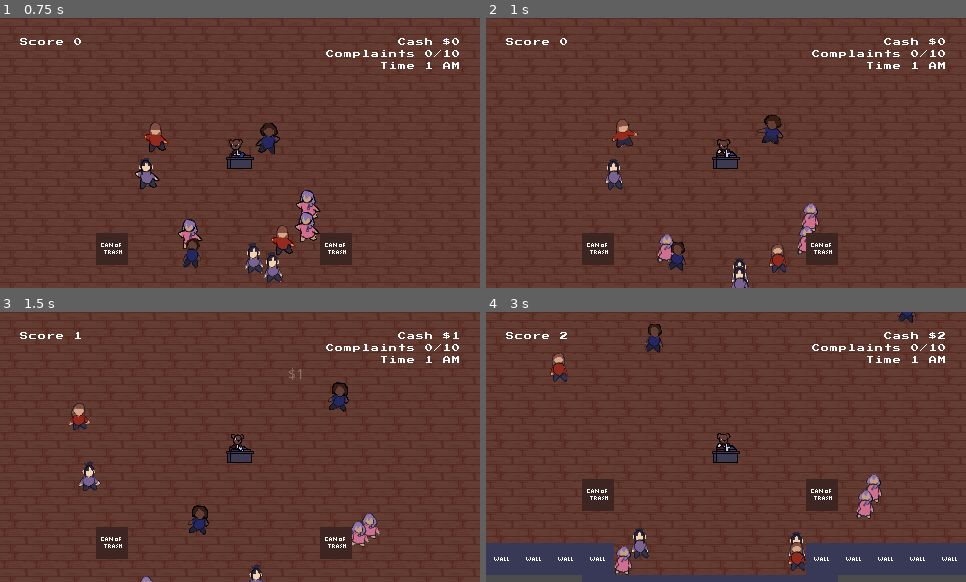
Above: before the commit, frames 1-4 (two rows, left to right).
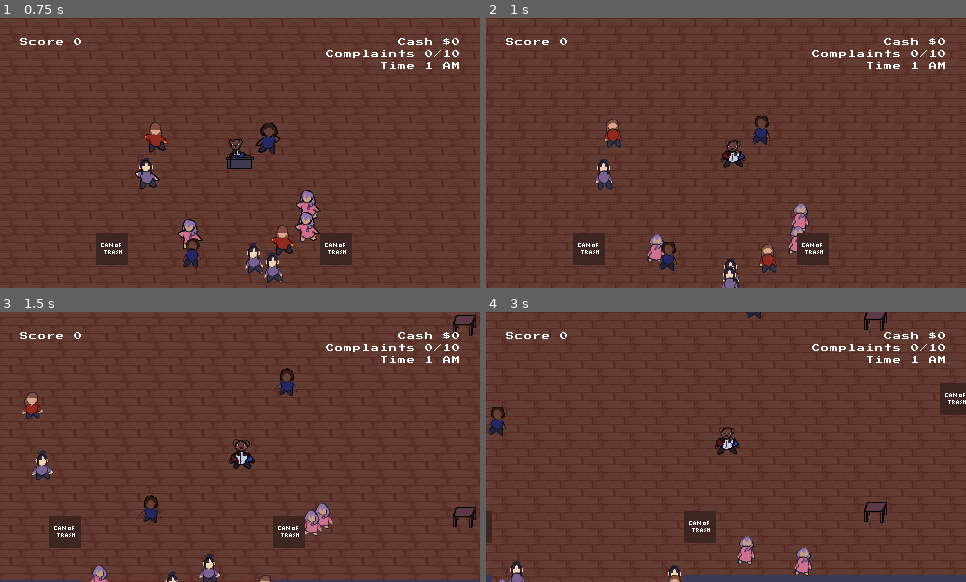
Above: after the commit, the same moments.

Repository: silentcoder99/LD46
Game: Godot game, scene res://scenes/Main.tscn
Same seed, same stepped clock (60 frames per second), same inputs: the game is played once before the commit and once after it.
Inputs:
- Up to frame 1 (0.75 s): hold Right (ui_right) from 0.53 s (still down); hold E (dance) from 0.53 s (still down)
- Up to frame 2 (1 s): keep holding Right (ui_right); keep holding E (dance); tap Space (shoo) at 0.8 s
- Up to frame 3 (1.5 s): release Right (ui_right) at 1.28 s; release E (dance) at 1.28 s; hold Down (ui_down) from 1.28 s (still down); tap Space (shoo) at 1.35 s
- Up to frame 4 (3 s): tap E (dance) at 1.55 s; release Down (ui_down) at 2.03 s; hold Right (ui_right) 2.03-2.78 s; hold E (dance) 2.03-2.78 s; tap Space (shoo) at 2.3, 2.85 s; hold Up (ui_up) from 2.78 s (still down)

Frame 1 is identical in both runs. In frame 2, 5.1% of the frame differs, in the area x 18-74%, y 35-100%; in frame 3, 8.2%; in frame 4, 15%, in the area x 0-100%, y 0-100%.

Commit message:
Add shoo animation

Diff:
--- a/scenes/Player.tscn
+++ b/scenes/Player.tscn
@@ -13,6 +13,23 @@
 
 [sub_resource type="PhysicsMaterial" id=1]
 friction = 0.0
+
+[sub_resource type="Animation" id=6]
+resource_name = "shoo"
+length = 0.14
+step = 0.07
+tracks/0/type = "value"
+tracks/0/path = NodePath("Sprite:position")
+tracks/0/interp = 1
+tracks/0/loop_wrap = true
+tracks/0/imported = false
+tracks/0/enabled = true
+tracks/0/keys = {
+"times": PoolRealArray( 0, 0.07, 0.14 ),
+"transitions": PoolRealArray( 0.5, 0.5, 0.5 ),
+"update": 0,
+"values": [ Vector2( 0, 0 ), Vector2( 0, -5 ), Vector2( 0, 0 ) ]
+}
 
 [sub_resource type="Animation" id=2]
 length = 1.09
@@ -65,6 +82,9 @@
 script = ExtResource( 1 )
 speed = 500
 
+[node name="ShooAnimator" type="AnimationPlayer" parent="."]
+anims/shoo = SubResource( 6 )
+
 [node name="ShooSound" type="AudioStreamPlayer" parent="."]
 stream = ExtResource( 2 )
 volume_db = -8.0
--- a/scripts/Player.gd
+++ b/scripts/Player.gd
@@ -27,21 +27,32 @@
 	if(!dancing):
 		apply_impulse(Vector2(), velocity.normalized() * speed)
 
+func start_dancing():
+	var time = $AnimationPlayer.get_current_animation_position()
+	$AnimationPlayer.play("dance")
+	$AnimationPlayer.seek(time, true)
+
+func stop_dancing():
+	var time = $AnimationPlayer.get_current_animation_position()
+	$AnimationPlayer.play("idle")
+	$AnimationPlayer.seek(time, true)
+
 func _input(event):
 	if event.is_action_pressed("dance"):
 		dancing = !dancing
 
 		if dancing:
-			var time = $AnimationPlayer.get_current_animation_position()
-			$AnimationPlayer.play("dance")
-			$AnimationPlayer.seek(time, true)
+			start_dancing()
 		else:
-			var time = $AnimationPlayer.get_current_animation_position()
-			$AnimationPlayer.play("idle")
-			$AnimationPlayer.seek(time, true)
+			stop_dancing()
 
 	if event.is_action_pressed("shoo"):
+		if dancing:
+			dancing = false
+			stop_dancing()
+
 		$ShooSound.play()
+		$ShooAnimator.play("shoo")
 		var shooed = $ProximityArea.get_overlapping_bodies()
 		for body in shooed:
 			if is_body_partier(body):
Not shown: 1 places in scenes/Player.tscn that only renumber resources
Not shown, added: sounds/coin1.wav.import
Not shown, added: sounds/coin2.wav.import
Not shown, added: sounds/coin3.wav.import
Not shown, added: sounds/coin1.wav
Not shown, added: sounds/coin2.wav
Not shown, added: sounds/coin3.wav
